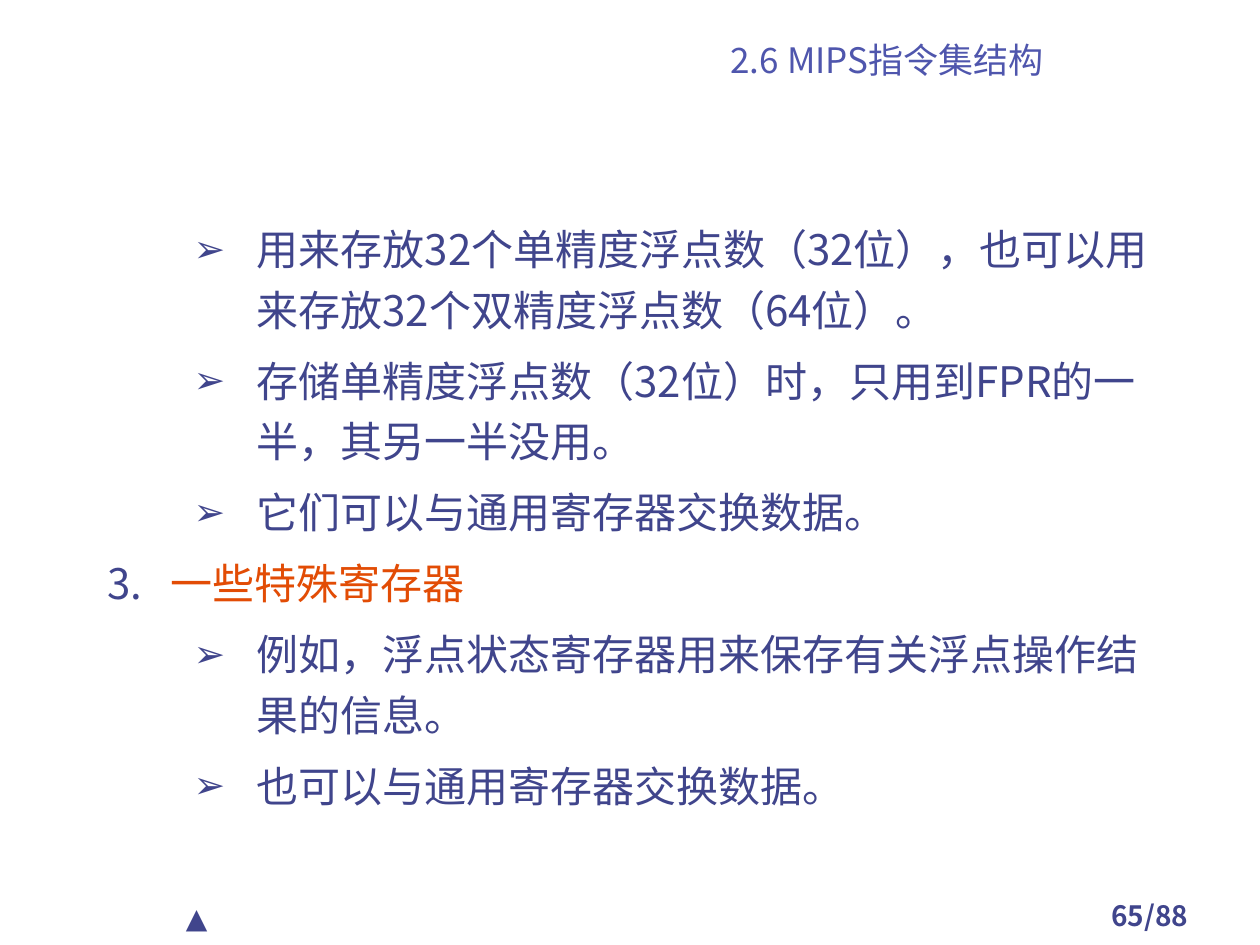
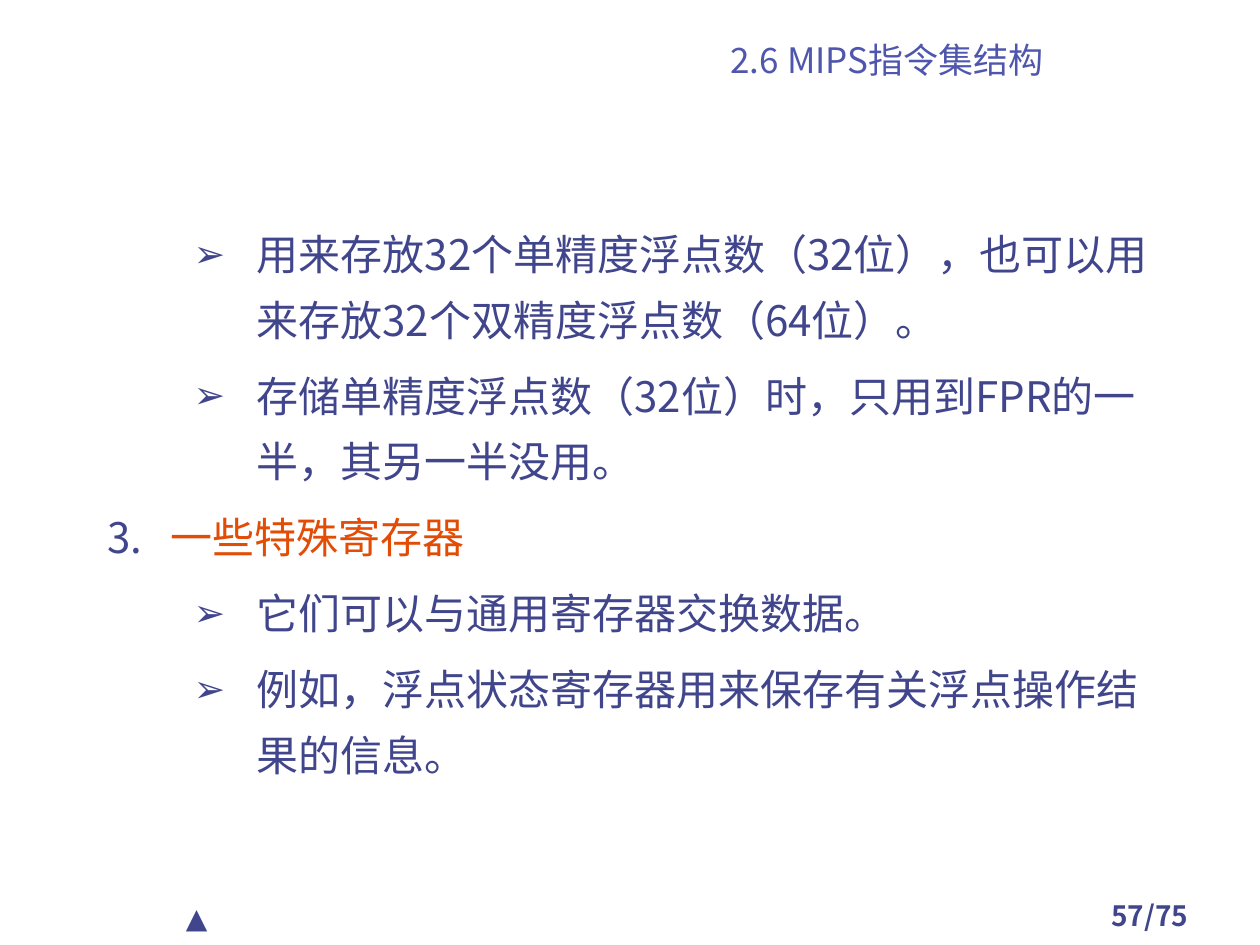
Before and after one commit to TangciuYueng/CA, a slide deck: slide 57 of 第2章 计算机指令集结构.ppt (slide 65 before the commit). Drawn at 1260x945 pixels with LibreOffice and Linux fonts; fonts in the diff are those of the drawing; background and template pictures are left out. Boxes give left, top, right and bottom in pixels: in the first picture for what was removed or moved away, otherwise in the second. Text is boxed around its words. In the diff, an @@ line names an element or a change of style, - is before the commit and + after.

```diff
--- a/第2章 计算机指令集结构.ppt
+++ b/第2章 计算机指令集结构.ppt
@@ text at bbox=[257, 234, 1148, 775]: line spacing 1.2 to 1.3 @@
@@ text at bbox=[170, 517, 464, 557]: paragraph added @@
+3. 一些特殊寄存器
@@ text at bbox=[170, 563, 464, 603]: paragraph removed @@
-3. 一些特殊寄存器
@@ text at bbox=[257, 766, 845, 806]: paragraph removed @@
-  ➢ 也可以与通用寄存器交换数据。
@@ page number at bbox=[1111, 903, 1188, 931]: text changed @@
-65/88
+57/75
```
Also in this commit, not shown: 47 other slides changed, 1 slide added, 13 slides removed, 17 other files.
